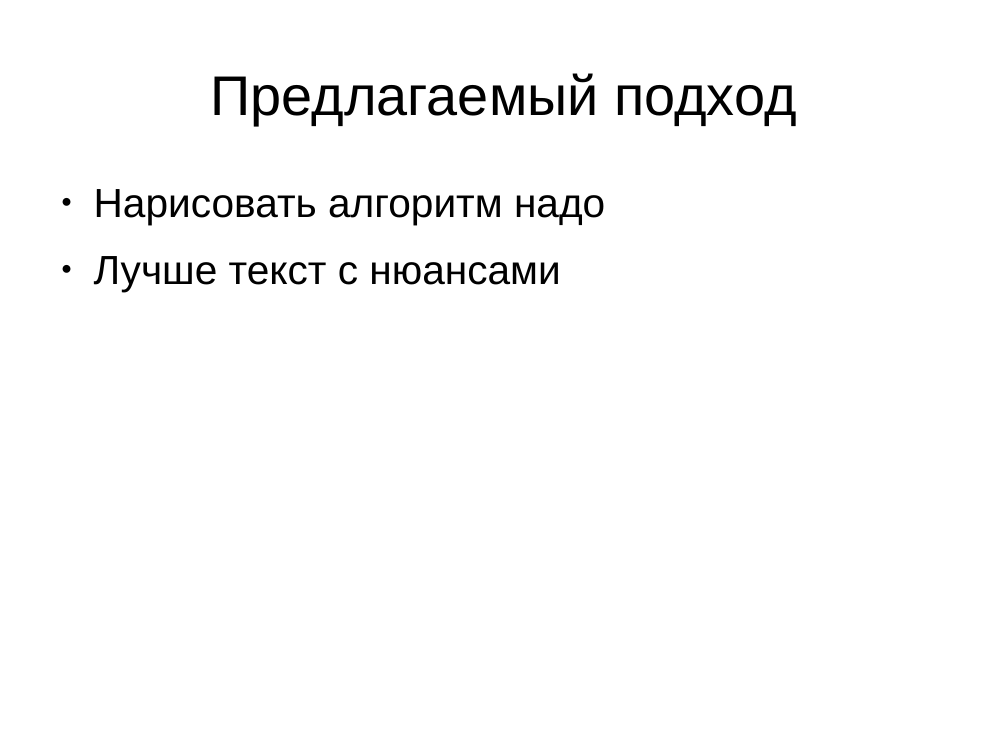
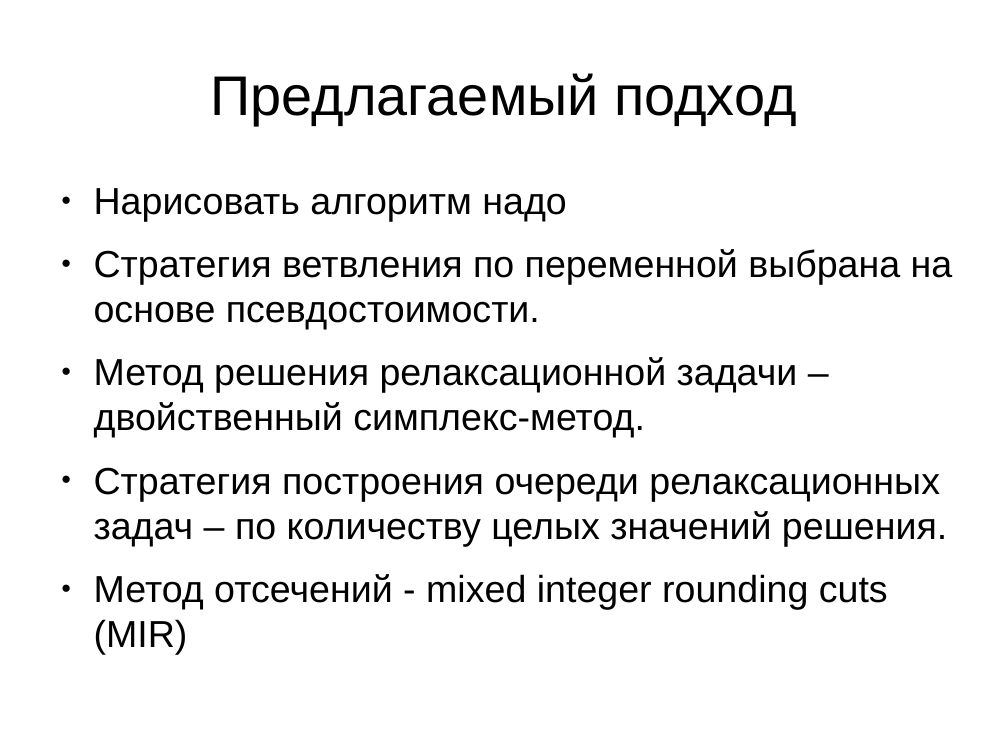
Before and after one commit to bura2017/thesis, a slide deck: slide 6 of presentation.odp. Drawn at 1008x756 pixels with LibreOffice and Linux fonts; fonts in the diff are those of the drawing. Boxes give left, top, right and bottom in pixels: in the first picture for what was removed or moved away, otherwise in the second. Text is boxed around its words. In the diff, an @@ line names an element or a change of style, - is before the commit and + after.

```diff
--- a/presentation.odp
+++ b/presentation.odp
@@ text at [94,188,566,221]: size 32 to 29.6 pt in "Нарисовать алгоритм надо" @@
@@ text at [94,249,953,609]: text changed; size 32 to 29.6 pt @@
-● Лучше текст с нюансами
+● Стратегия ветвления по переменной выбрана на основе псевдостоимости.
+● Метод решения релаксационной задачи – двойственный симплекс-метод.
+● Стратегия построения очереди релаксационных задач – по количеству целых значений решения.
+● Метод отсечений - mixed integer rounding cuts (MIR)
```
Also in this commit, not shown: 3 other slides changed, 1 slide added, 1 slide removed, 5 other files.
